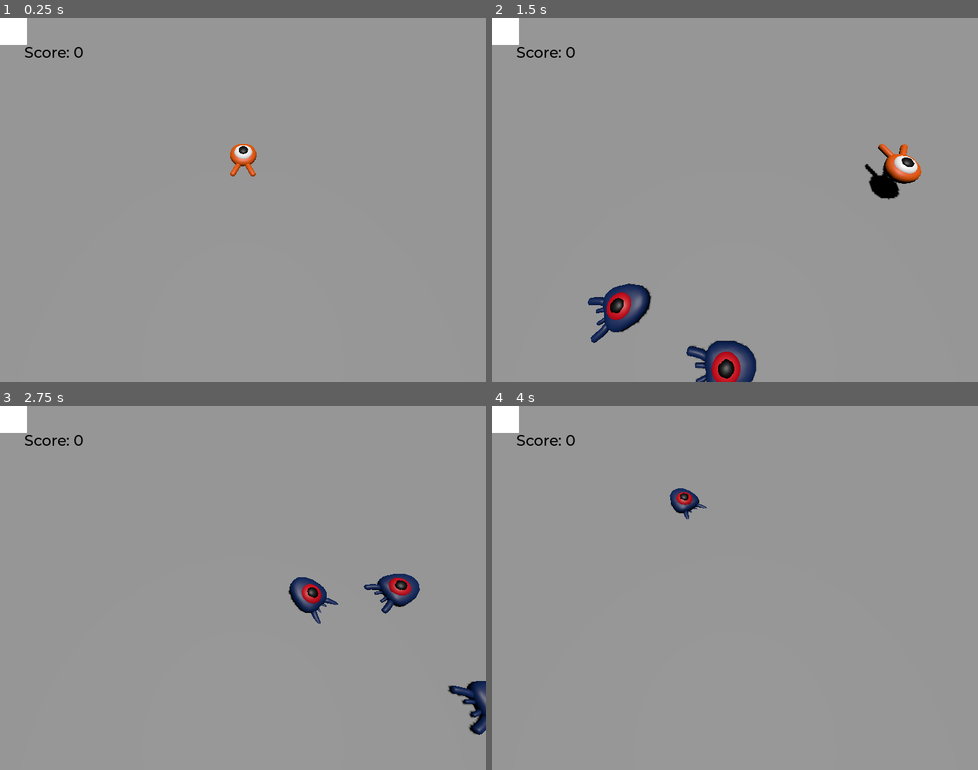
Above: before the commit, frames 1-4 (two rows, left to right).
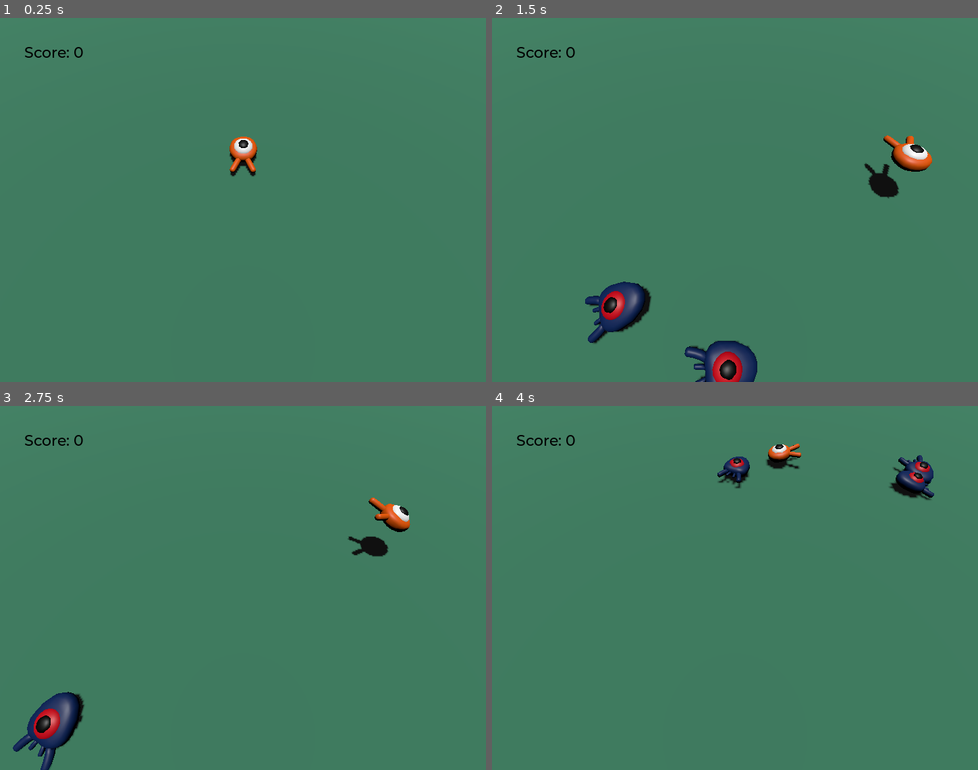
Above: after the commit, the same moments.

Repository: darcyMaz/first-3d-game-godot
Game: Godot game, scene res://main.tscn
The game is run twice, just before and just after one commit, with the same random seed, the same clock (stepped at 60 frames per second) and the same inputs.
Inputs:
- Up to frame 1 (0.25 s): no input
- Up to frame 2 (1.5 s): tap Enter (ui_accept) at 0.5 s; hold D (move_right) 0.53-1.28 s; hold Enter (ui_accept) 0.53-1.28 s; tap Space (jump) at 0.77, 0.8, 1.07, 1.35 s; hold Down (move_back) from 1.28 s (still down)
- Up to frame 3 (2.75 s): tap Space (jump) at 1.52, 1.82, 2.3 s; tap Enter (ui_accept) at 1.55, 2 s; release Down (move_back) at 2.03 s; hold D (move_right) from 2.03 s (still down); hold Enter (ui_accept) from 2.03 s (still down)
- Up to frame 4 (4 s): release D (move_right) at 2.78 s; release Enter (ui_accept) at 2.78 s; hold Up (move_forward) 2.78-3.53 s; tap Enter (ui_accept) at 2.85 s; tap Space (jump) at 3.02, 3.32 s; hold Left (move_left) from 3.53 s (still down); hold Space (jump) from 3.53 s (still down)

The runs differ from the first frame. In frame 1, 100% of the frame differs, in the area x 0-100%, y 0-100%; in frame 2, 98%; in frame 3, 100%; in frame 4, 100%.

Commit message:
Game finished!
The game is done! The tutorial has been completed. But there's more work that can be done.

Diff:
--- a/Player.gd
+++ b/Player.gd
@@ -37,6 +37,9 @@
 	if direction != Vector3.ZERO:
 		direction = direction.normalized()
 		$Pivot.basis = Basis.looking_at(direction)
+		$AnimationPlayer.speed_scale = 3
+	else:
+		$AnimationPlayer.speed_scale = 1
 
 	# Ground Velocity
 	target_velocity.x = direction.x * speed
@@ -75,6 +78,9 @@
 	velocity = target_velocity
 	move_and_slide()
 
+	# This makes the character arc.
+	$Pivot.rotation.x = PI / 6 * velocity.y / jump_impulse
+
 func die():
 	hit.emit()
 	queue_free()
--- a/main.gd
+++ b/main.gd
@@ -4,7 +4,7 @@
 
 # Called when the node enters the scene tree for the first time.
 func _ready() -> void:
-	pass # Replace with function body.
+	$UserInterface/Retry.hide()
 
 
 # Called every frame. 'delta' is the elapsed time since the previous frame.
@@ -32,3 +32,8 @@
 
 func _on_player_hit() -> void:
 	$MobTimer.stop()
+	$UserInterface/Retry.show()
+
+func _unhandled_input(event):
+	if event.is_action_pressed("ui_accept") and $UserInterface/Retry.visible:
+		get_tree().reload_current_scene()
--- a/main.tscn
+++ b/main.tscn
@@ -9,7 +9,12 @@
 [sub_resource type="BoxShape3D" id="BoxShape3D_qvu5i"]
 size = Vector3(60, 2, 60)
 
+[sub_resource type="StandardMaterial3D" id="StandardMaterial3D_caq86"]
+transparency = 1
+albedo_color = Color(0.203922, 0.517647, 0.376471, 0.788235)
+
 [sub_resource type="BoxMesh" id="BoxMesh_2h0bt"]
+material = SubResource("StandardMaterial3D_caq86")
 size = Vector3(60, 2, 60)
 
 [sub_resource type="StandardMaterial3D" id="StandardMaterial3D_6jinm"]
@@ -20,7 +25,7 @@
 
 [sub_resource type="Curve3D" id="Curve3D_ra0d2"]
 _data = {
-"points": PackedVector3Array(0, 0, 0, 0, 0, 0, -11, 0, 15, 0, 0, 0, 0, 0, 0, 12, 0, 15, 0, 0, 0, 0, 0, 0, 29, 0, -19, 0, 0, 0, 0, 0, 0, -31, 0, -19, 0, 0, 0, 0, 0, 0, -11, 0, 15),
+"points": PackedVector3Array(0, 0, 0, 0, 0, 0, -11, 0, 15, 0, 0, 0, 0, 0, 0, 12, 0, 15, 0, 0, 0, 0, 0, 0, 29, 0, -19, 0, 0, 0, 0, 0, 0, -29, 0, -19, 0, 0, 0, 0, 0, 0, -11, 0, 15),
 "tilts": PackedFloat32Array(0, 0, 0, 0, 0)
 }
 point_count = 5
@@ -50,6 +55,7 @@
 shadow_enabled = true
 
 [node name="Player" parent="." instance=ExtResource("1_8lvi8")]
+transform = Transform3D(1, 0, 0, 0, 1, 0, 0, 0, 1, 0, 1, 0)
 
 [node name="CameraPivot" type="Marker3D" parent="."]
 transform = Transform3D(1, 0, 0, 0, 1, 0, 0, 0, 1, 0, 10, 0)
@@ -90,9 +96,11 @@
 
 [node name="UserInterface" type="Control" parent="."]
 layout_mode = 3
-anchors_preset = 0
-offset_right = 40.0
-offset_bottom = 40.0
+anchors_preset = 15
+anchor_right = 1.0
+anchor_bottom = 1.0
+grow_horizontal = 2
+grow_vertical = 2
 theme = SubResource("Theme_vteln")
 
 [node name="ScoreLabel" type="Label" parent="UserInterface"]
@@ -112,6 +120,22 @@
 anchor_bottom = 1.0
 grow_horizontal = 2
 grow_vertical = 2
+color = Color(0.403922, 0, 0.427451, 0.270588)
+
+[node name="Label" type="Label" parent="UserInterface/Retry"]
+layout_mode = 1
+anchors_preset = 8
+anchor_left = 0.5
+anchor_top = 0.5
+anchor_right = 0.5
+anchor_bottom = 0.5
+offset_left = -110.5
+offset_top = -14.0
+offset_right = 110.5
+offset_bottom = 14.0
+grow_horizontal = 2
+grow_vertical = 2
+text = "Press Enter to Retry"
 
 [connection signal="hit" from="Player" to="." method="_on_player_hit"]
 [connection signal="timeout" from="MobTimer" to="." method="_on_mob_timer_timeout"]
--- a/mob.gd
+++ b/mob.gd
@@ -23,6 +23,9 @@
 	velocity = Vector3.FORWARD * random_speed
 	velocity = velocity.rotated(Vector3.UP, rotation.y)
 
+	# Initialize the speed of the animation based on the random speed.
+	$AnimationPlayer.speed_scale = random_speed / min_speed
+
 
 func squash():
 	squashed.emit()
--- a/mob.tscn
+++ b/mob.tscn
@@ -6,21 +6,63 @@
 [sub_resource type="BoxShape3D" id="BoxShape3D_wf0xh"]
 size = Vector3(2, 1.2, 3)
 
+[sub_resource type="Animation" id="Animation_8he6i"]
+resource_name = "float"
+length = 1.2
+loop_mode = 2
+tracks/0/type = "value"
+tracks/0/imported = false
+tracks/0/enabled = true
+tracks/0/path = NodePath("Pivot/Character:position")
+tracks/0/interp = 1
+tracks/0/loop_wrap = true
+tracks/0/keys = {
+"times": PackedFloat32Array(0.3, 0.7, 1.2),
+"transitions": PackedFloat32Array(0.42, 0.44, 2.07),
+"update": 0,
+"values": [Vector3(0, 0, 0), Vector3(0, 0.65, 0), Vector3(0, 0.35, 0)]
+}
+tracks/1/type = "value"
+tracks/1/imported = false
+tracks/1/enabled = true
+tracks/1/path = NodePath("Pivot/Character:rotation")
+tracks/1/interp = 1
+tracks/1/loop_wrap = true
+tracks/1/keys = {
+"times": PackedFloat32Array(0.1, 0.5, 1.2),
+"transitions": PackedFloat32Array(0.42, 0.44, 2.07),
+"update": 0,
+"values": [Vector3(0, 0, 0), Vector3(0.139626, 0, 0), Vector3(-0.15708, 0, 0)]
+}
+
+[sub_resource type="AnimationLibrary" id="AnimationLibrary_8f8x2"]
+_data = {
+"float": SubResource("Animation_8he6i")
+}
+
 [node name="Mob" type="CharacterBody3D" groups=["mob"]]
 collision_layer = 2
 collision_mask = 0
 script = ExtResource("1_6x12d")
 
 [node name="Pivot" type="Node3D" parent="."]
+transform = Transform3D(1, 0, 0, 0, 1, 0, 0, 0, 1, 0, 0.114518, 0)
 
 [node name="Character" parent="Pivot" instance=ExtResource("1_g12h8")]
+transform = Transform3D(1, 0, 0, 0, 0.987688, 0.156434, 0, -0.156434, 0.987688, 0, 0.35, 0)
 
 [node name="CollisionShape3D" type="CollisionShape3D" parent="."]
-transform = Transform3D(1, 0, 0, 0, 1, 0, 0, 0, 0.99, 0, 0.32769, 0.283339)
+transform = Transform3D(1, 0, 0, 0, 1, 0, 0, 0, 1, 0, 0.32769, 0.283339)
 shape = SubResource("BoxShape3D_wf0xh")
 
 [node name="VisibleOnScreenNotifier3D" type="VisibleOnScreenNotifier3D" parent="."]
 transform = Transform3D(1, 0, 0, 0, 0.944128, 0, 0, 0, 1, 0, 0.359203, 0.268749)
 aabb = AABB(-1.1755, -0.615265, -1.59108, 2.351, 1.23834, 3.19389)
 
+[node name="AnimationPlayer" type="AnimationPlayer" parent="."]
+libraries = {
+"": SubResource("AnimationLibrary_8f8x2")
+}
+autoplay = "float"
+
 [connection signal="screen_exited" from="VisibleOnScreenNotifier3D" to="." method="_on_visible_on_screen_notifier_3d_screen_exited"]
--- /dev/null
+++ b/music_player.tscn
@@ -0,0 +1,6 @@
+[gd_scene load_steps=2 format=3 uid="uid://nbr7bv27xfml"]
+
+[ext_resource type="AudioStream" uid="uid://dstqhc8tg6xqa" path="res://art/House In a Forest Loop.ogg" id="1_dev4i"]
+
+[node name="MusicPlayer" type="AudioStreamPlayer"]
+stream = ExtResource("1_dev4i")
--- a/player.tscn
+++ b/player.tscn
@@ -8,12 +8,75 @@
 
 [sub_resource type="CylinderShape3D" id="CylinderShape3D_rculy"]
 
+[sub_resource type="Animation" id="Animation_iqff4"]
+resource_name = "float"
+length = 1.2
+loop_mode = 1
+tracks/0/type = "value"
+tracks/0/imported = false
+tracks/0/enabled = true
+tracks/0/path = NodePath("Pivot/Character:position")
+tracks/0/interp = 1
+tracks/0/loop_wrap = true
+tracks/0/keys = {
+"times": PackedFloat32Array(0.3, 0.7, 1.2),
+"transitions": PackedFloat32Array(0.42, 0.44, 2.07),
+"update": 0,
+"values": [Vector3(0, 0, 0), Vector3(0, 0.65, 0), Vector3(0, 0.35, 0)]
+}
+tracks/1/type = "value"
+tracks/1/imported = false
+tracks/1/enabled = true
+tracks/1/path = NodePath("Pivot/Character:rotation")
+tracks/1/interp = 1
+tracks/1/loop_wrap = true
+tracks/1/keys = {
+"times": PackedFloat32Array(0.1, 0.5, 1.2),
+"transitions": PackedFloat32Array(0.42, 0.44, 2.07),
+"update": 0,
+"values": [Vector3(0, 0, 0), Vector3(0.139626, 0, 0), Vector3(-0.15708, 0, 0)]
+}
+
+[sub_resource type="Animation" id="Animation_0ibl1"]
+length = 0.001
+tracks/0/type = "value"
+tracks/0/imported = false
+tracks/0/enabled = true
+tracks/0/path = NodePath("Pivot/Character:position")
+tracks/0/interp = 1
+tracks/0/loop_wrap = true
+tracks/0/keys = {
+"times": PackedFloat32Array(0),
+"transitions": PackedFloat32Array(1),
+"update": 0,
+"values": [Vector3(0, 0, 0)]
+}
+tracks/1/type = "value"
+tracks/1/imported = false
+tracks/1/enabled = true
+tracks/1/path = NodePath("Pivot/Character:rotation")
+tracks/1/interp = 1
+tracks/1/loop_wrap = true
+tracks/1/keys = {
+"times": PackedFloat32Array(0),
+"transitions": PackedFloat32Array(1),
+"update": 0,
+"values": [Vector3(0, 0, 0)]
+}
+
+[sub_resource type="AnimationLibrary" id="AnimationLibrary_xpdst"]
+_data = {
+"RESET": SubResource("Animation_0ibl1"),
+"float": SubResource("Animation_iqff4")
+}
+
 [node name="Player" type="CharacterBody3D" groups=["player"]]
 collision_mask = 6
 script = ExtResource("1_w3h3g")
 metadata/_edit_group_ = true
 
 [node name="Pivot" type="Node3D" parent="."]
+transform = Transform3D(1, 0, 0, 0, 1, 0, 0, 0, 1, 0, 0.579064, 0)
 
 [node name="Character" parent="Pivot" instance=ExtResource("1_87626")]
 
@@ -29,4 +92,10 @@
 transform = Transform3D(2, 0, 0, 0, 0.15, 0, 0, 0, 2.1, 0, 0.623768, 0)
 shape = SubResource("CylinderShape3D_rculy")
 
+[node name="AnimationPlayer" type="AnimationPlayer" parent="."]
+libraries = {
+"": SubResource("AnimationLibrary_xpdst")
+}
+autoplay = "float"
+
 [connection signal="body_entered" from="MobDetector" to="." method="_on_mob_detector_body_entered"]
--- a/score_label.gd
+++ b/score_label.gd
@@ -6,7 +6,6 @@
 func _ready() -> void:
 	pass # Replace with function body.
 
-
 # Called every frame. 'delta' is the elapsed time since the previous frame.
 func _process(delta: float) -> void:
 	pass
Not shown: 1 places in main.tscn that only renumber resources
Not shown: 1 places in mob.tscn that only renumber resources
Not shown: 1 places in player.tscn that only renumber resources
